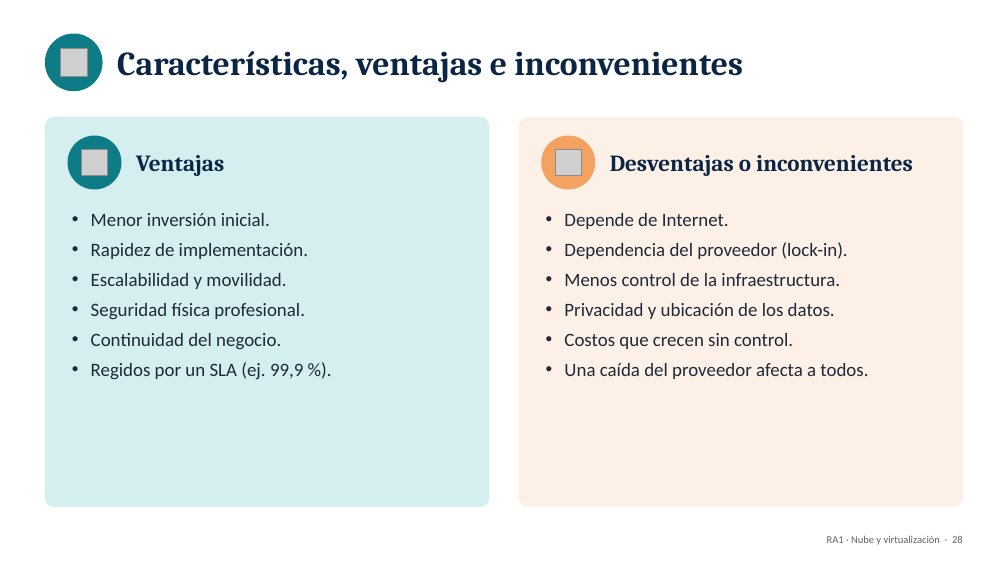
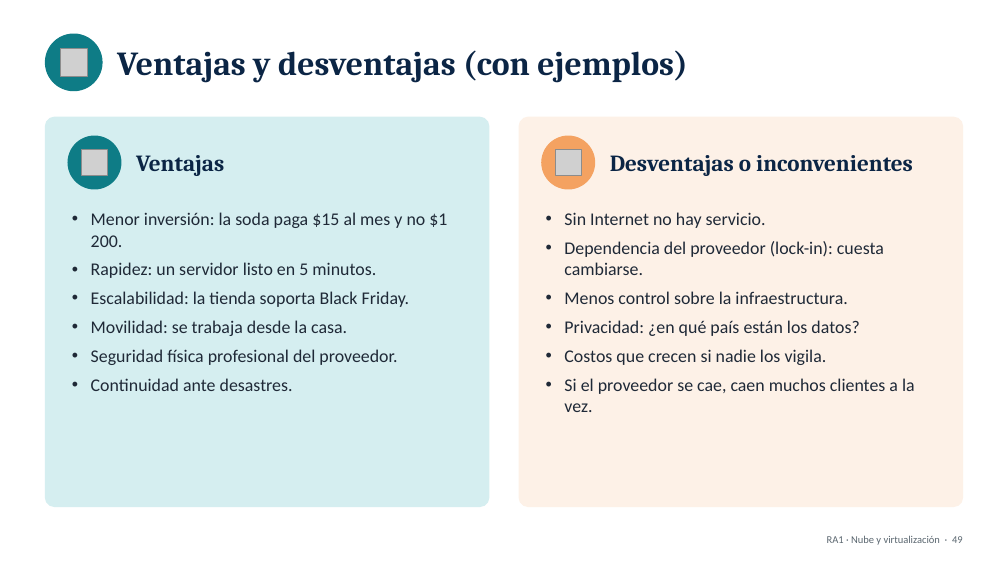
Before and after one commit to HrndzEricka/CABANA, a slide deck: slide 50 of 11-3/presentaciones/RA1_Nube_y_Virtualizacion.pptx (slide 29 before the commit). Drawn at 1008x567 pixels with LibreOffice and Linux fonts; fonts in the diff are those of the drawing; grey boxes stand for pictures. Boxes give left, top, right and bottom in pixels: in the first picture for what was removed or moved away, otherwise in the second. Text is boxed around its words. In the diff, an @@ line names an element or a change of style, - is before the commit and + after.

```diff
--- a/11-3/presentaciones/RA1_Nube_y_Virtualizacion.pptx
+++ b/11-3/presentaciones/RA1_Nube_y_Virtualizacion.pptx
@@ text at <box>117,50,688,83</box>: text changed @@
-Características, ventajas e inconvenientes
+Ventajas y desventajas (con ejemplos)
@@ text at <box>91,212,447,391</box>: text changed; size 18 to 17 pt @@
-• Menor inversión inicial.
-• Rapidez de implementación.
-• Escalabilidad y movilidad.
-• Seguridad física profesional.
-• Continuidad del negocio.
-• Regidos por un SLA (ej. 99,9 %).
+• Menor inversión: la soda paga $15 al mes y no $1 200.
+• Rapidez: un servidor listo en 5 minutos.
+• Escalabilidad: la tienda soporta Black Friday.
+• Movilidad: se trabaja desde la casa.
+• Seguridad física profesional del proveedor.
+• Continuidad ante desastres.
@@ text at <box>564,212,915,412</box>: text changed; size 18 to 17 pt @@
-• Depende de Internet.
-• Dependencia del proveedor (lock-in).
-• Menos control de la infraestructura.
-• Privacidad y ubicación de los datos.
-• Costos que crecen sin control.
-• Una caída del proveedor afecta a todos.
+• Sin Internet no hay servicio.
+• Dependencia del proveedor (lock-in): cuesta cambiarse.
+• Menos control sobre la infraestructura.
+• Privacidad: ¿en qué país están los datos?
+• Costos que crecen si nadie los vigila.
+• Si el proveedor se cae, caen muchos clientes a la vez.
@@ text at <box>827,535,963,545</box>: text changed @@
-RA1 · Nube y virtualización · 28
+RA1 · Nube y virtualización · 49
```
Also in this commit, not shown: 26 other slides changed, 30 slides added, 5 slides removed, 4 other files.
